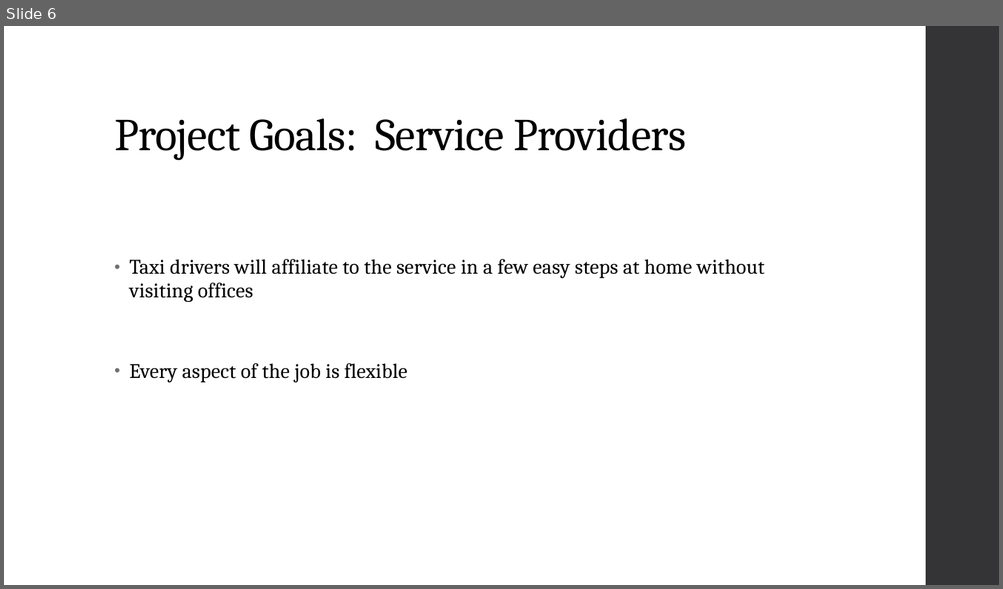
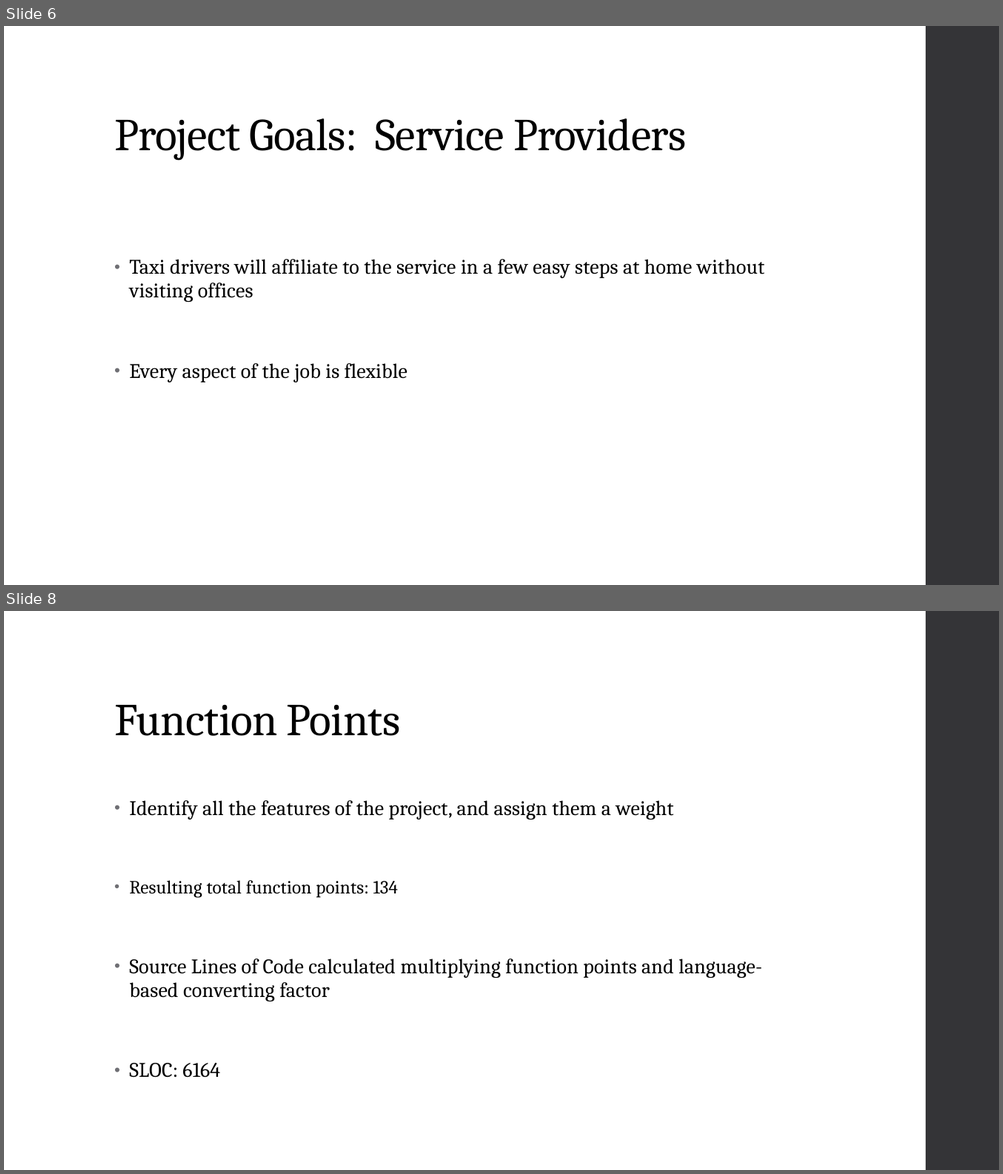
Before and after one commit to RiccardoDeTogni/BucciDeTogniTaxiService, a slide deck: Slides.pptx. Shown one above the other, each under a label of ours: slide 6 before the commit, slides 6 and 8 after it; the slides between them are not shown. The pictures are 1003x589 and 1003x1174 pixels, drawn with LibreOffice and Linux fonts; fonts in the diff are those of the drawing. Boxes give left, top, right and bottom in pixels: in the first picture for what was removed or moved away, otherwise in the second. Text is boxed around its words. In the diff, an @@ line names an element or a change of style, - is before the commit and + after.

```diff
--- a/Slides.pptx
+++ b/Slides.pptx
@@ slide 8 added at [4, 611, 999, 1170], background #FFFFFF; not listed: 1 template element that a slide beside it also shows @@
@@ title added at [114, 705, 400, 736], 44 pt, text #000000 @@
+Function Points
@@ text added at [129, 800, 762, 1078], 20 pt, text #000000 @@
+• Identify all the features of the project, and assign them a weight
+• Resulting total function points: 134
+• Source Lines of Code calculated multiplying function points and language-based converting factor
+• SLOC: 6164
```
Also in this commit, not shown: 2 other slides added, 1 slide removed, 1 other file.
